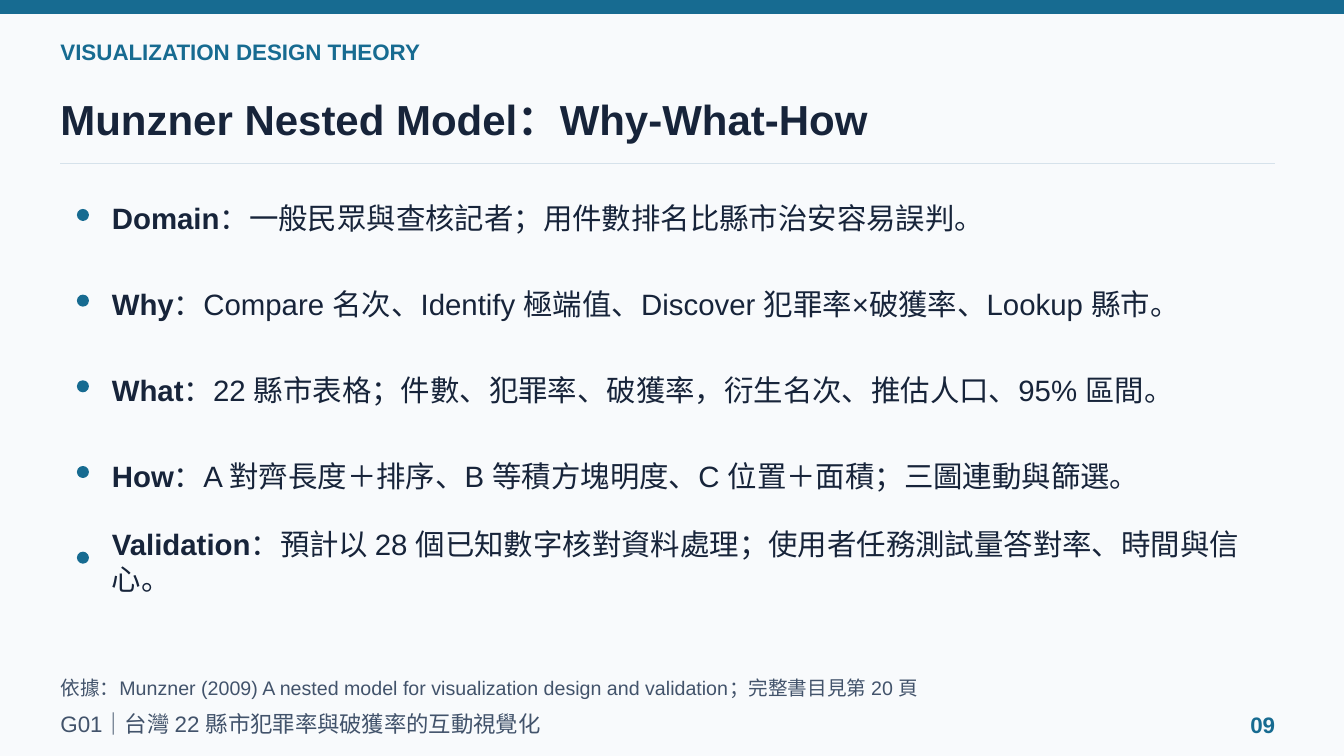
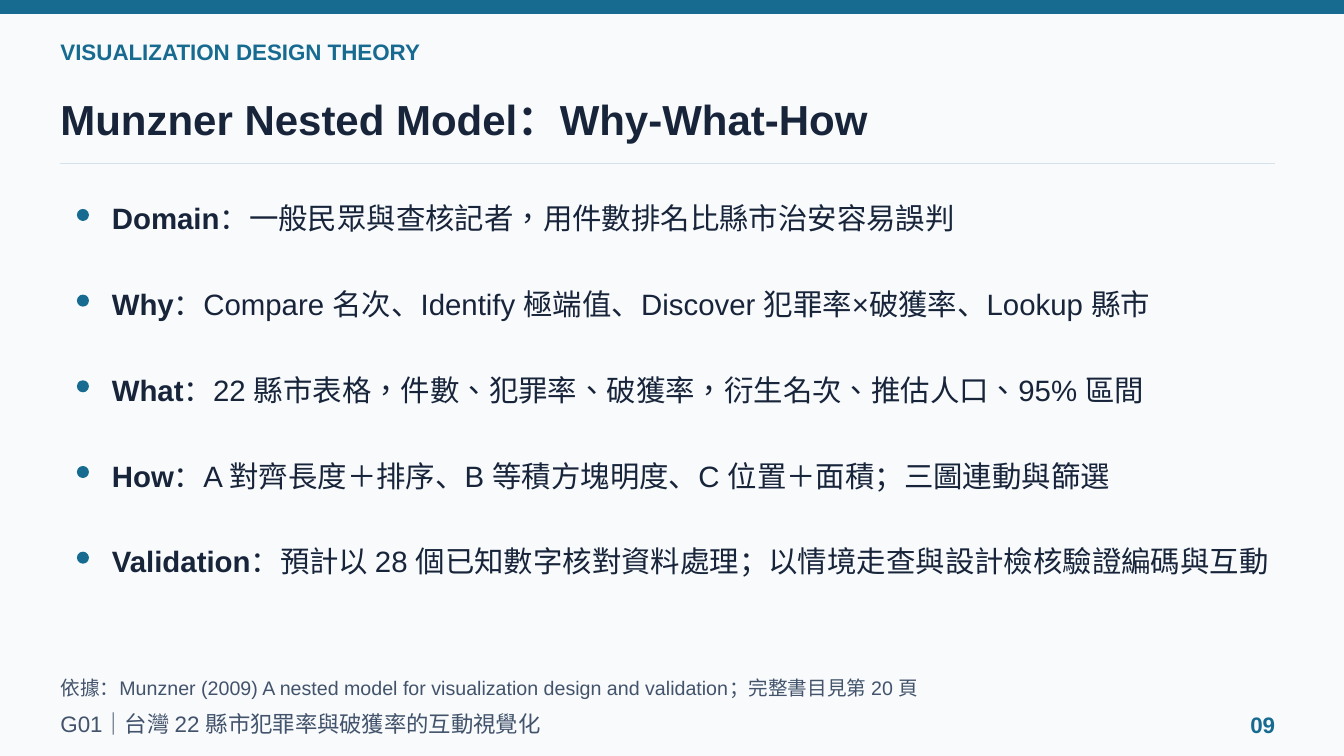
Before and after one commit to powerkaifu/taiwan-crime-rate-vis, a slide deck: slide 9 of docs/VIS_Final_Proposal_G01.pptx. Drawn at 1344x756 pixels with LibreOffice and Linux fonts; fonts in the diff are those of the drawing. Boxes give left, top, right and bottom in pixels: in the first picture for what was removed or moved away, otherwise in the second. Text is boxed around its words. In the diff, an @@ line names an element or a change of style, - is before the commit and + after.

```diff
--- a/docs/VIS_Final_Proposal_G01.pptx
+++ b/docs/VIS_Final_Proposal_G01.pptx
@@ text at [112, 206, 955, 232]: text changed @@
-Domain：一般民眾與查核記者；用件數排名比縣市治安容易誤判。
+Domain：一般民眾與查核記者，用件數排名比縣市治安容易誤判
@@ text at [112, 290, 1150, 321]: text changed @@
-Why：Compare 名次、Identify 極端值、Discover 犯罪率×破獲率、Lookup 縣市。
+Why：Compare 名次、Identify 極端值、Discover 犯罪率×破獲率、Lookup 縣市
@@ text at [112, 376, 1144, 404]: text changed @@
-What：22 縣市表格；件數、犯罪率、破獲率，衍生名次、推估人口、95% 區間。
+What：22 縣市表格，件數、犯罪率、破獲率，衍生名次、推估人口、95% 區間
@@ text at [112, 462, 1110, 492]: text changed @@
-How：A 對齊長度＋排序、B 等積方塊明度、C 位置＋面積；三圖連動與篩選。
+How：A 對齊長度＋排序、B 等積方塊明度、C 位置＋面積；三圖連動與篩選
@@ text at [112, 547, 1269, 577]: text changed @@
-Validation：預計以 28 個已知數字核對資料處理；使用者任務測試量答對率、時間與信心。
+Validation：預計以 28 個已知數字核對資料處理；以情境走查與設計檢核驗證編碼與互動
```
Also in this commit, not shown: 5 other slides changed, 1 other file.
